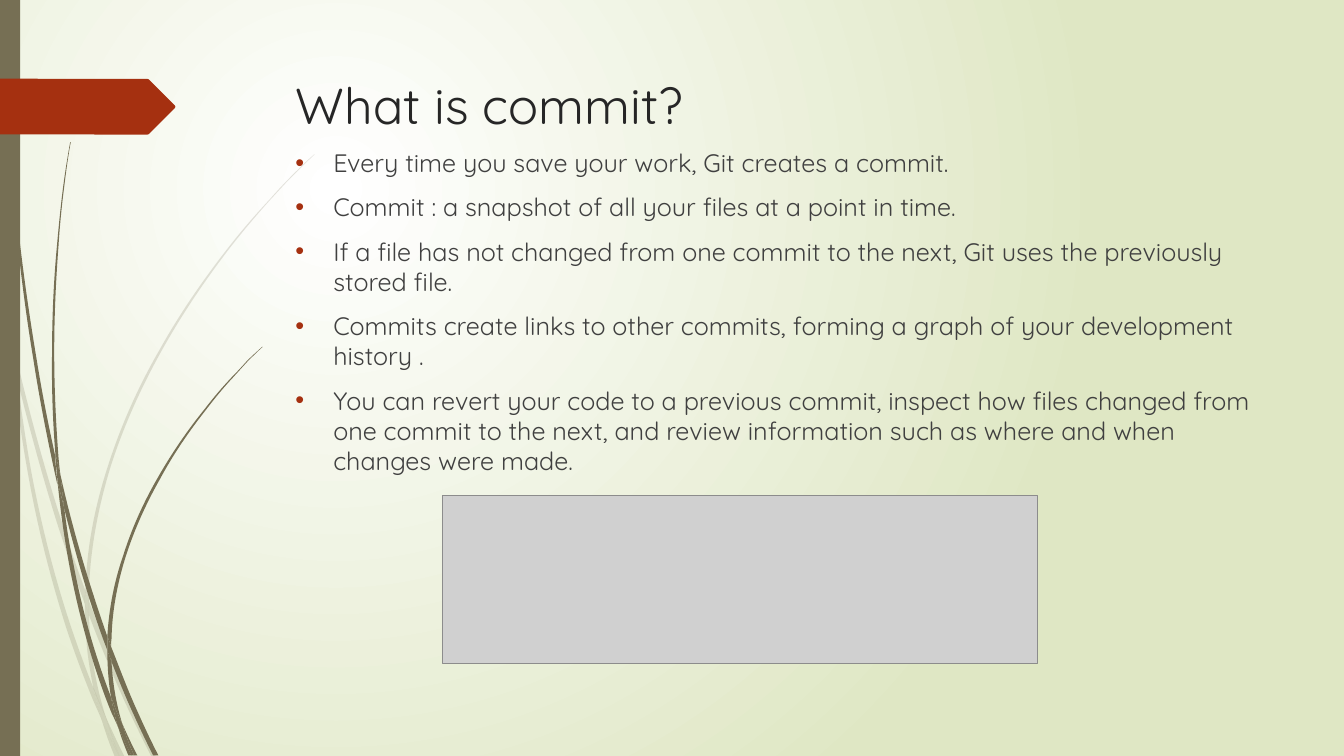
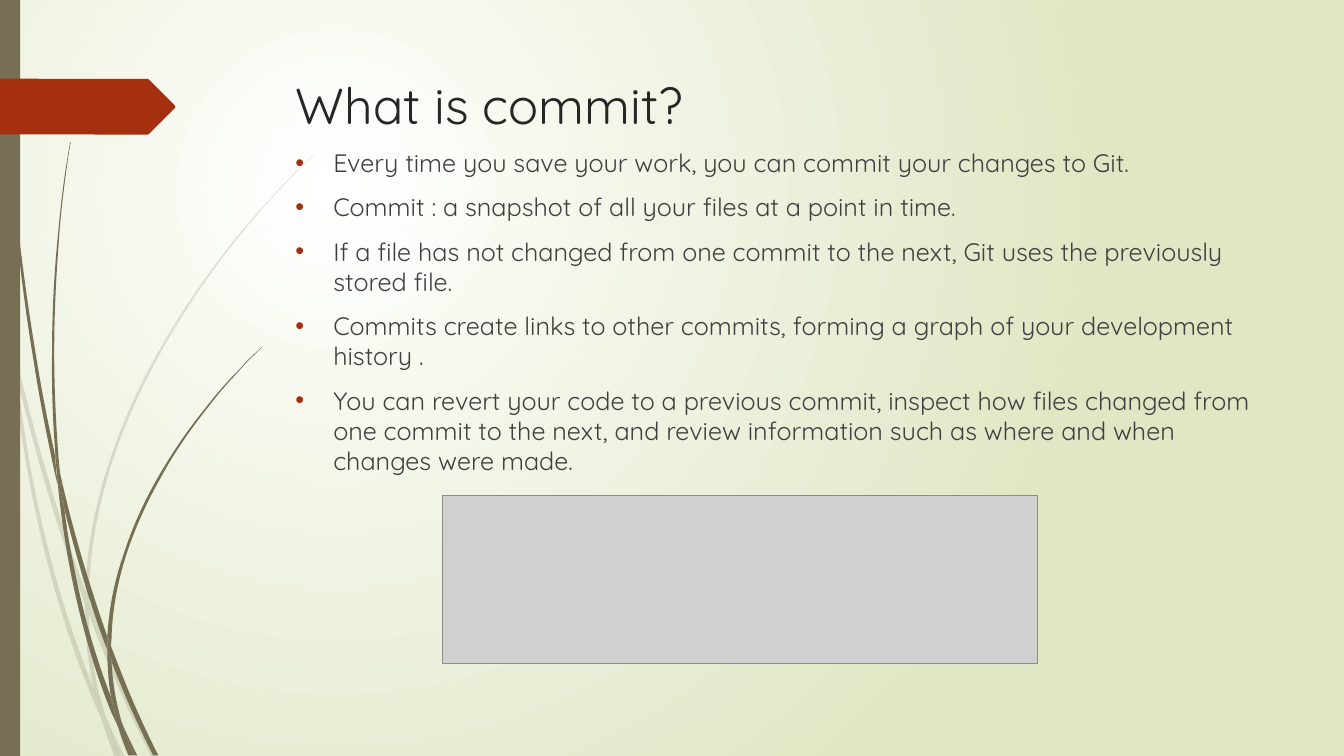
Before and after one commit to anhnguyendepocen/AdvancedR, a slide deck: slide 7 of May3_1700_Github/Github_presentation.pptx. Drawn at 1344x756 pixels with LibreOffice and Linux fonts; fonts in the diff are those of the drawing; grey boxes stand for pictures. Boxes give left, top, right and bottom in pixels: in the first picture for what was removed or moved away, otherwise in the second. Text is boxed around its words. In the diff, an @@ line names an element or a change of style, - is before the commit and + after.

```diff
--- a/May3_1700_Github/Github_presentation.pptx
+++ b/May3_1700_Github/Github_presentation.pptx
@@ text at (333,153,1129,177): text changed @@
-• Every time you save your work, Git creates a commit.
+• Every time you save your work, you can commit your changes to Git.
```
Also in this commit, not shown: 3 other slides changed, 2 slides added, 2 other files.
